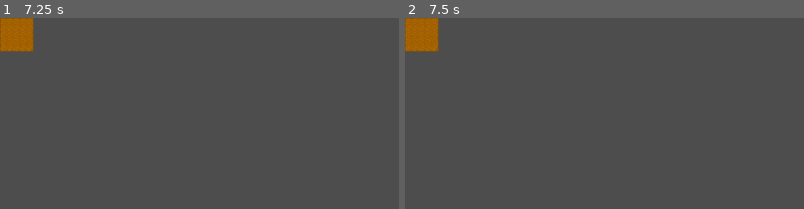
Above: before the commit, frames 1-2 (left to right).
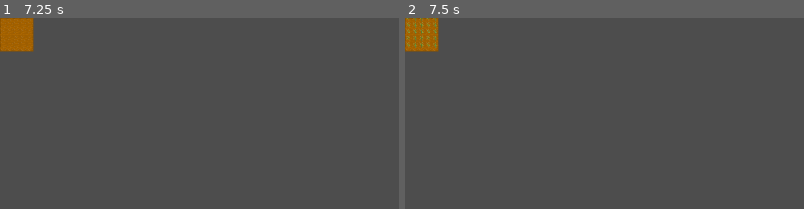
Above: after the commit, the same moments.

Repository: Sosenteam/farmy-farm
Game: Godot game, scene res://tile_managing/tile_manager.tscn
Same seed, same stepped clock (60 frames per second), same inputs: the game is played once before the commit and once after it. The project has no main scene, so this scene is started directly.
Inputs (mouse positions are % of the whole screen's width and height, from its top left):
- Up to frame 1 (7.25 s): tap Enter at 0.5, 2, 3.5 s; move the mouse to (72, 45) at 0.52 s; click (72, 45) at 0.67 s; tap Space at 1.25, 2.75, 4.25 s; move the mouse to (30, 55) at 1.27 s; click (30, 55) at 1.42 s; move the mouse to (60, 28) at 2.02 s; click (60, 28) at 2.17 s; move the mouse to (45, 70) at 2.77 s; click (45, 70) at 2.92 s; move the mouse to (80, 65) at 3.52 s; click (80, 65) at 3.67 s; move the mouse to (20, 35) at 4.27 s; click (20, 35) at 4.42 s; move the mouse to (55, 50) at 5.02 s; click (55, 50) at 5.17 s; move the mouse to (35, 25) at 5.77 s; click (35, 25) at 5.92 s; move the mouse to (72, 45) at 6.52 s; click (72, 45) at 6.67 s
- Up to frame 2 (7.5 s): move the mouse to (30, 55) at 7.27 s; click (30, 55) at 7.42 s
The pictures show only the part of the screen within x 0-50%, y 0-50%; the shares and areas given below are measured in that part.

Frame 1 is identical in both runs. In frame 2, 0.2% of the frame differs, in the area x 0-9%, y 0-16%.
Error before the commit: Invalid access to property or key 'ground' on a base object of type 'Nil'. (res://tiles/implementations/occupant_implementations/plants/plant.gd:14)

Commit message:
Fixed bugs with new crop growing system

Diff:
--- a/tiles/implementations/ground_implementations/dirt.gd
+++ b/tiles/implementations/ground_implementations/dirt.gd
@@ -6,9 +6,9 @@
 var nitrogen:float
 var phosphorus:float
 var potassium:float
-var growth_rate_multiplier:float
-var yield_multiplier:float
-var water_loss_multiplier:float
+var growth_rate_multiplier:float = 1
+var yield_multiplier:float = 1
+var water_loss_multiplier:float = 1
 
 func tick() -> void:
 	pass
--- a/tiles/implementations/occupant_implementations/plants/carrot.gd
+++ b/tiles/implementations/occupant_implementations/plants/carrot.gd
@@ -1,5 +1,10 @@
 class_name Carrot extends Plant
-static var stages = constants.carrot_grow_stages
+
+func _init():
+	crop_name = &"carrot"
+	growth_stages = Tile.constants.carrot_grow_stages
+	base_growth_rate = Tile.constants.carrot_grow_speed
+	#TODO: Add personalized nutrient uptakes for each type of plant
 
 func tick() -> void:
 	super()
--- a/tiles/implementations/occupant_implementations/plants/corn.gd
+++ b/tiles/implementations/occupant_implementations/plants/corn.gd
@@ -1,5 +1,10 @@
 class_name Corn extends Plant
-static var stages = constants.corn_grow_stages
+
+func _init():
+	crop_name = &"corn"
+	growth_stages = Tile.constants.corn_grow_stages
+	base_growth_rate = Tile.constants.corn_grow_speed
+	#TODO: Add personalized nutrient uptakes for each type of plant
 
 func tick() -> void:
 	super()
--- a/tiles/implementations/occupant_implementations/plants/plant.gd
+++ b/tiles/implementations/occupant_implementations/plants/plant.gd
@@ -1,5 +1,6 @@
 class_name Plant extends Occupant
 
+var crop_name:StringName = ""
 var growth_percentage:float = 0.0;
 var growth_stages:Array
 var current_growth_stage:int = 0
@@ -26,7 +27,7 @@
 		if growth_stages.size() + 1 > current_growth_stage: # not at max
 			if growth_percentage >= growth_stages[current_growth_stage + 1]:
 				current_growth_stage += 1
-				change_growth_stage.emit(current_growth_stage)
+				change_growth_stage.emit(crop_name, current_growth_stage)
 
 func _get_nutrient_multiplier(soil_has:float, plant_wants:float):
 	if soil_has < plant_wants:
--- a/tiles/implementations/occupant_implementations/plants/wheat.gd
+++ b/tiles/implementations/occupant_implementations/plants/wheat.gd
@@ -1,5 +1,10 @@
 class_name Wheat extends Plant
-static var stages = constants.wheat_grow_stages
+
+func _init():
+	crop_name = &"wheat"
+	growth_stages = Tile.constants.wheat_grow_stages
+	base_growth_rate = Tile.constants.wheat_grow_speed
+	#TODO: Add personalized nutrient uptakes for each type of plant
 
 func tick() -> void:
 	super()
--- a/tiles/tile.gd
+++ b/tiles/tile.gd
@@ -6,8 +6,10 @@
 func _init(new_ground = Dirt,new_occupant = null) -> void:
 	if(new_ground):
 		ground = new_ground.new()
+		ground.tile = self
 	if(new_occupant):
 		occupant = new_occupant.new()
+		occupant.tile = self
 
 func tick() -> void:
 	ground.tick()
--- a/tiles/tile_constants.gd
+++ b/tiles/tile_constants.gd
@@ -5,7 +5,7 @@
 const ticks_per_second:int = 16
 const ticks_per_day:int = ticks_per_second * 90
 @export var BASE_WATER_LOSS:float = 1.0/ticks_per_day
-@export var BASE_GROWTH_RATE:float = 1.0/480.0
+@export var BASE_GROWTH_RATE:float = 1.0/480.0 # 0.00208333333
 @export var BASE_NUTRIENT_UPTAKE:float = 0.25/ticks_per_day
 
 @export_category("Crop Constants")
Not shown, added: tile_managing/tile_manager.tscn1865519001.tmp
